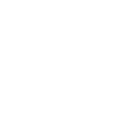
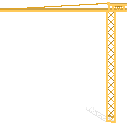
Two versions of the same layered image (128px x 128px). Layer-by-layer changes:
added layer "Layer 3" above "Layer 4" over <box>0,2,127,123</box>
